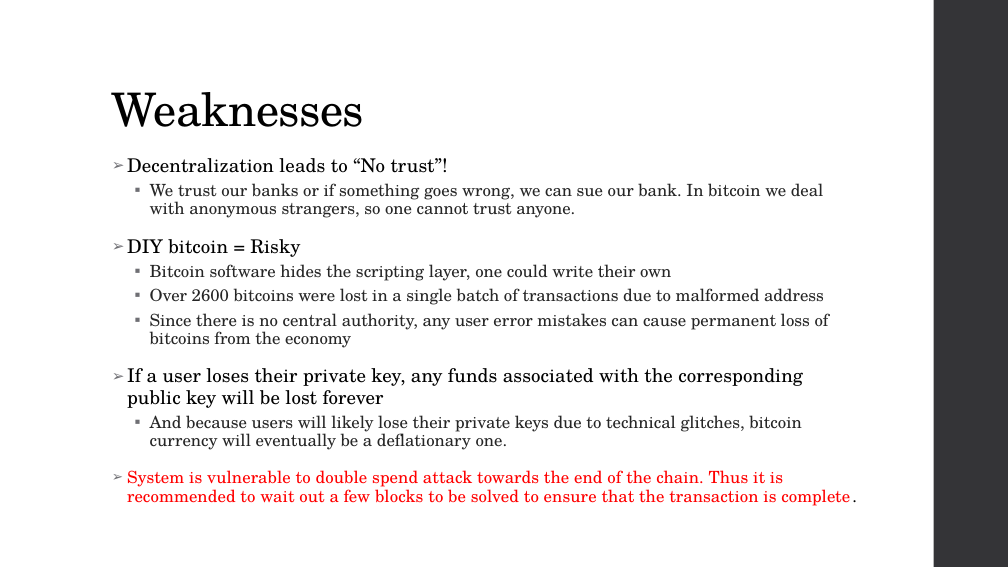
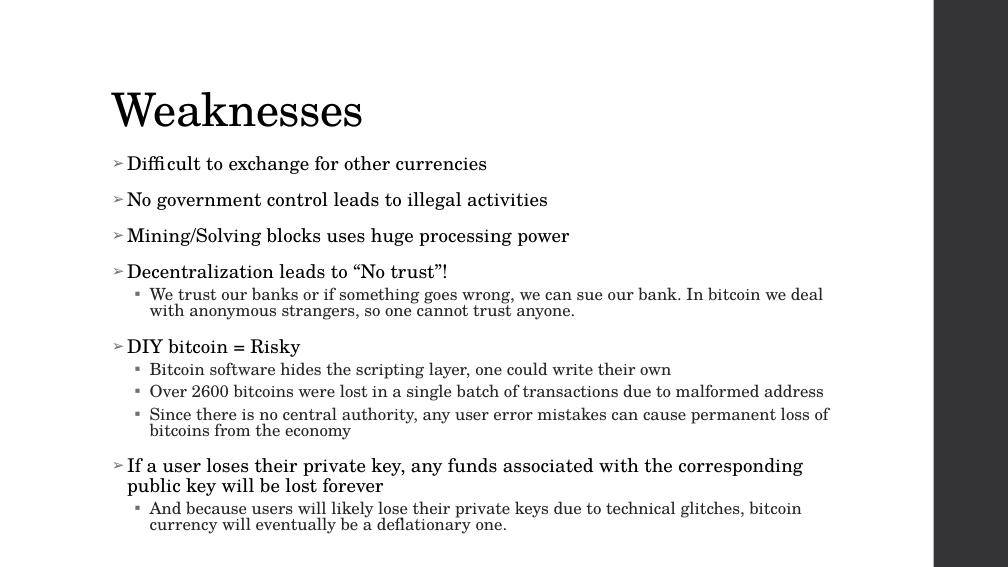
Before and after one commit to niravaga/CS-6650-BSDS-Assignment-3, a slide deck: slide 43 of BlockChain/BlockChain.pptx (slide 42 before the commit). Drawn at 1008x567 pixels with LibreOffice and Linux fonts; fonts in the diff are those of the drawing. Boxes give left, top, right and bottom in pixels: in the first picture for what was removed or moved away, otherwise in the second. Text is boxed around its words. In the diff, an @@ line names an element or a change of style, - is before the commit and + after.

Commit message:
More changes to presentation

```diff
--- a/BlockChain/BlockChain.pptx
+++ b/BlockChain/BlockChain.pptx
@@ text at [127, 156, 569, 246]: paragraphs added @@
+➢ Difficult to exchange for other currencies
+➢ No government control leads to illegal activities
+➢ Mining/Solving blocks uses huge processing power
@@ text at [127, 264, 829, 534]: line spacing 0.95 to 0.85; line spacing 0.9 to 0.8 @@
@@ text at [127, 470, 850, 506]: paragraph removed @@
-➢ System is vulnerable to double spend attack towards the end of the chain. Thus it is recommended to wait out a few blocks to be solved to ensure that the transaction is complete.
```
Also in this commit, not shown: 2 other slides changed, 1 slide added.
